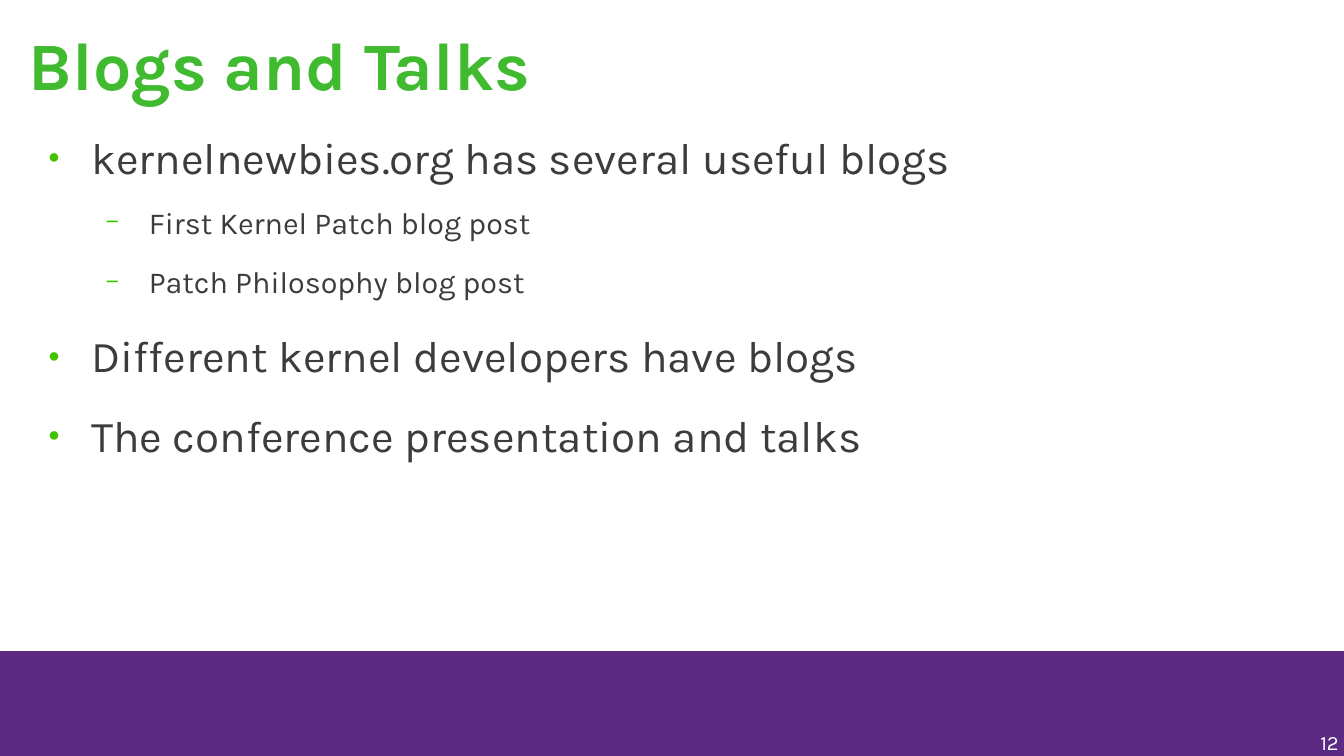
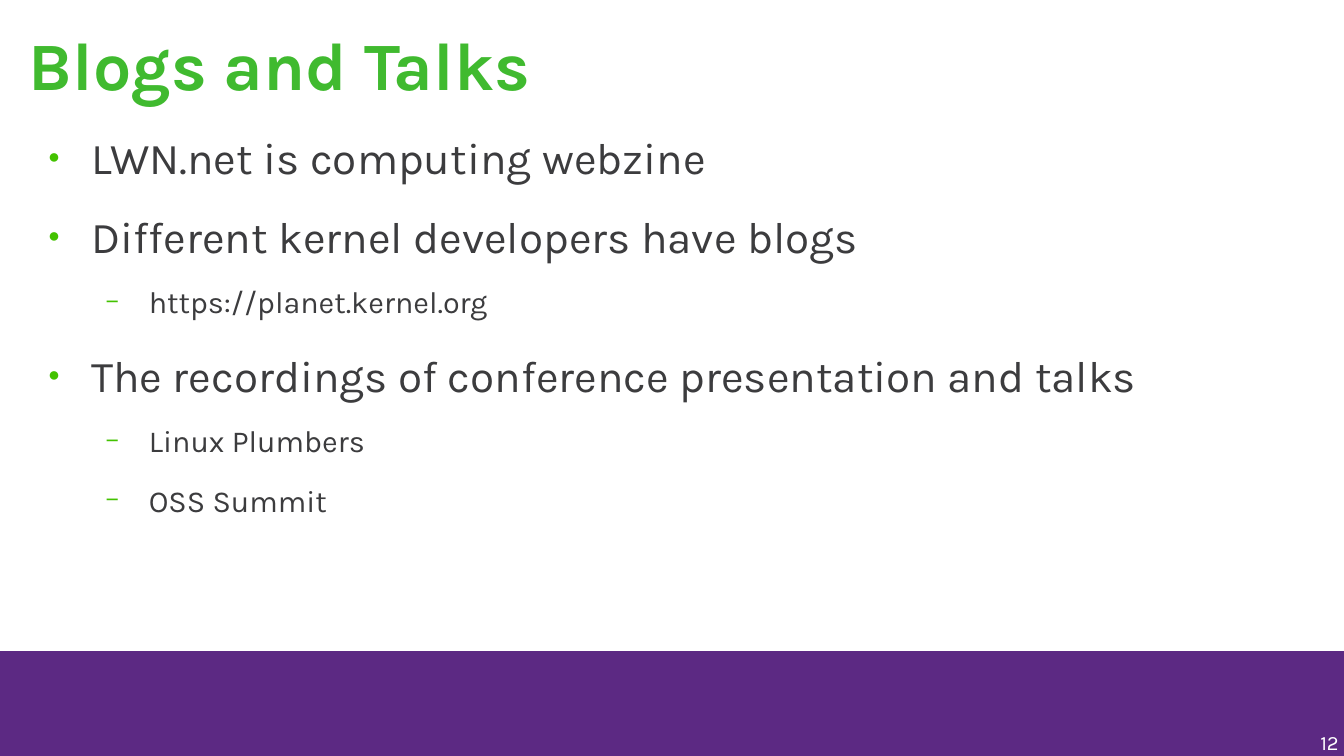
Before and after one commit to musamaanjum/presentations, a slide deck: slide 12 of getting-into-linux-kernel-development.odp. Drawn at 1344x756 pixels with LibreOffice and Linux fonts; fonts in the diff are those of the drawing; background and template pictures are left out. Boxes give left, top, right and bottom in pixels: in the first picture for what was removed or moved away, otherwise in the second. Text is boxed around its words. In the diff, an @@ line names an element or a change of style, - is before the commit and + after.

```diff
--- a/getting-into-linux-kernel-development.odp
+++ b/getting-into-linux-kernel-development.odp
@@ text at (91,143,706,185): text changed; size 18 to 26 pt @@
-● kernelnewbies.org has several useful blogs
-  − First Kernel Patch blog post
-  − Patch Philosophy blog post
+● LWN.net is computing webzine
@@ text at (91,290,1136,513): text changed; size 26 to 18 pt @@
-● The conference presentation and talks
+  − https://planet.kernel.org
+● The recordings of conference presentation and talks
+  − Linux Plumbers
+  − OSS Summit
```
Also in this commit, not shown: 9 other slides changed, 2 slides added, 9 slides removed, 3 other files.
